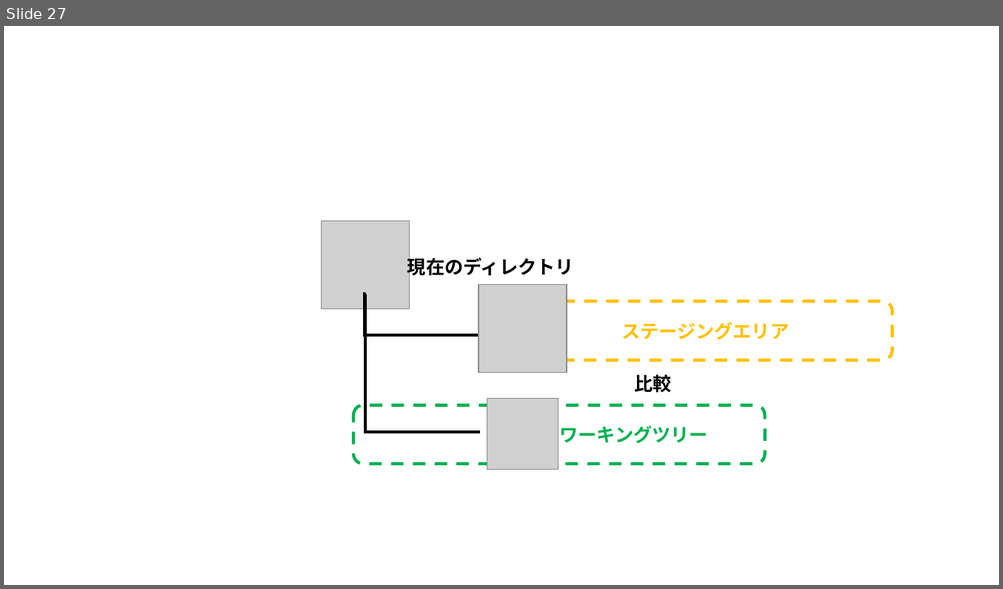
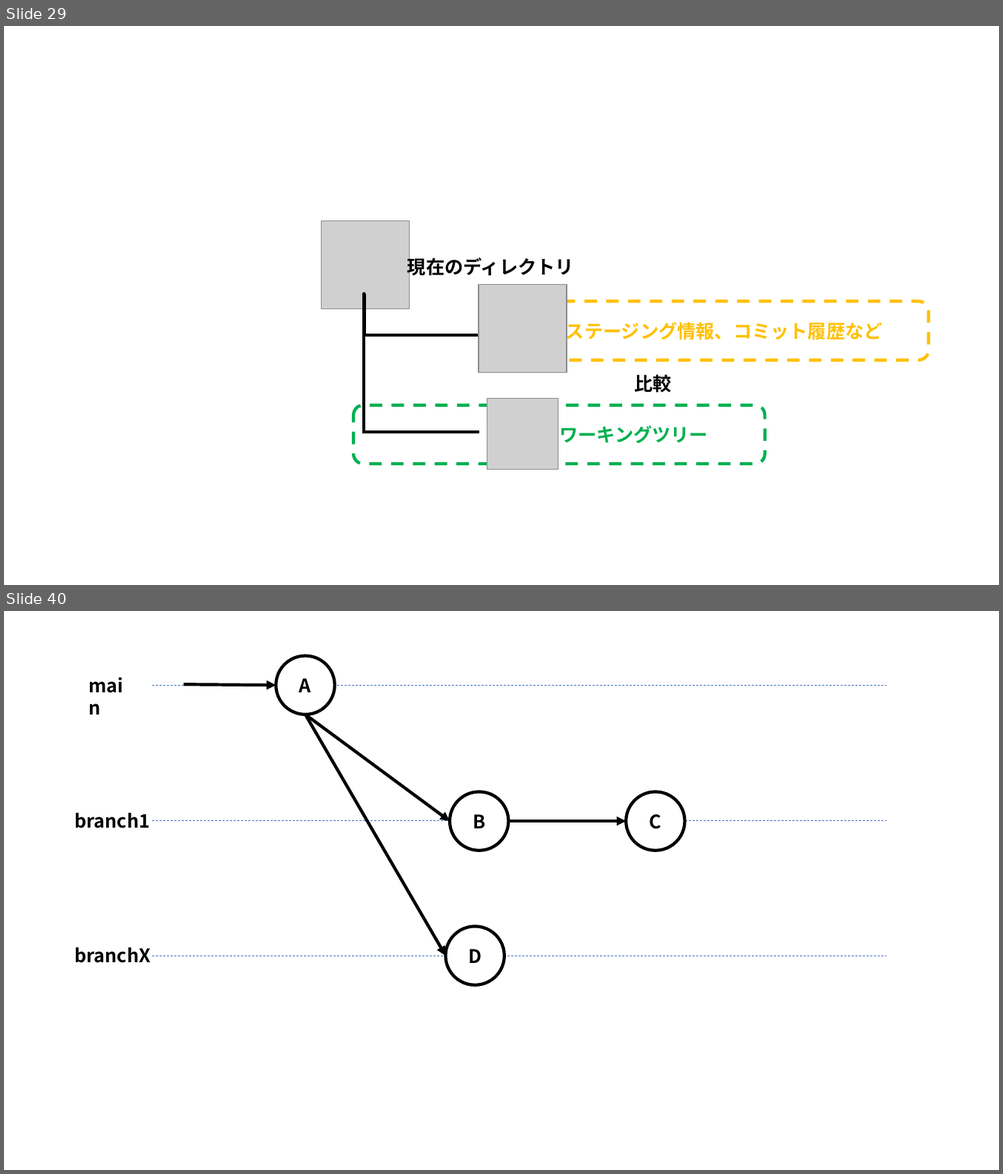
Before and after one commit to nishida2073/ai_navive, a slide deck: 01_テキスト/Git入門_図.pptx. Shown one above the other, each under a label of ours: slide 27 before the commit, slides 29 and 40 after it; the slides between them are not shown. The pictures are 1003x589 and 1003x1174 pixels, drawn with LibreOffice and Linux fonts; fonts in the diff are those of the drawing; grey boxes stand for pictures. Boxes give left, top, right and bottom in pixels: in the first picture for what was removed or moved away, otherwise in the second. Text is boxed around its words. In the diff, an @@ line names an element or a change of style, - is before the commit and + after.

```diff
--- a/01_テキスト/Git入門_図.pptx
+++ b/01_テキスト/Git入門_図.pptx
@@ slide 40 added at (x1=4, y1=611, x2=999, y2=1170), background #FFFFFF @@
@@ text added at (x1=81, y1=670, x2=142, y2=700), 18 pt, text #000000, bold @@
+main
@@ ellipse added at (x1=276, y1=655, x2=335, y2=715), fill #FFFFFF, outline #000000 3 pt, 18 pt, text #000000, bold @@
+A
@@ line added from (153, 685) to (887, 685), #4472C4 0.5 pt dashed @@
@@ arrow added from (184, 684) to (276, 685), #000000 3 pt @@
@@ arrow added from (305, 715) to (449, 821), #000000 3 pt @@
@@ arrow added from (305, 715) to (446, 956), #000000 3 pt @@
@@ ellipse added at (x1=449, y1=792, x2=509, y2=851), fill #FFFFFF, outline #000000 3 pt, 18 pt, text #000000, bold @@
+B
@@ ellipse added at (x1=626, y1=792, x2=686, y2=851), fill #FFFFFF, outline #000000 3 pt, 18 pt, text #000000, bold @@
+C
@@ text added at (x1=74, y1=813, x2=150, y2=829), 18 pt, text #000000, bold @@
+branch1
@@ line added from (153, 820) to (887, 820), #4472C4 0.5 pt dashed @@
@@ arrow added from (509, 821) to (626, 821), #000000 3 pt @@
@@ ellipse added at (x1=446, y1=926, x2=505, y2=985), fill #FFFFFF, outline #000000 3 pt, 18 pt, text #000000, bold @@
+D
@@ text added at (x1=74, y1=948, x2=151, y2=963), 18 pt, text #000000, bold @@
+branchX
@@ line added from (153, 956) to (887, 956), #4472C4 0.5 pt dashed @@
@@ what was slide 27 is now slide 29 @@
@@ slide 29 changed as well @@
@@ elbow line (364, 295) - (479, 432): route changed @@
@@ rounded rectangle "ステージング情報、コミット履歴など" resized from (x1=481, y1=301, x2=892, y2=360) to (x1=481, y1=301, x2=928, y2=360) @@
@@ text in rounded rectangle at (x1=566, y1=319, x2=882, y2=343): text changed @@
-  ステージングエリア
+    ステージング情報、コミット履歴など
```
Also in this commit, not shown: 10 other slides changed, 17 other slides added, 1 other file.
